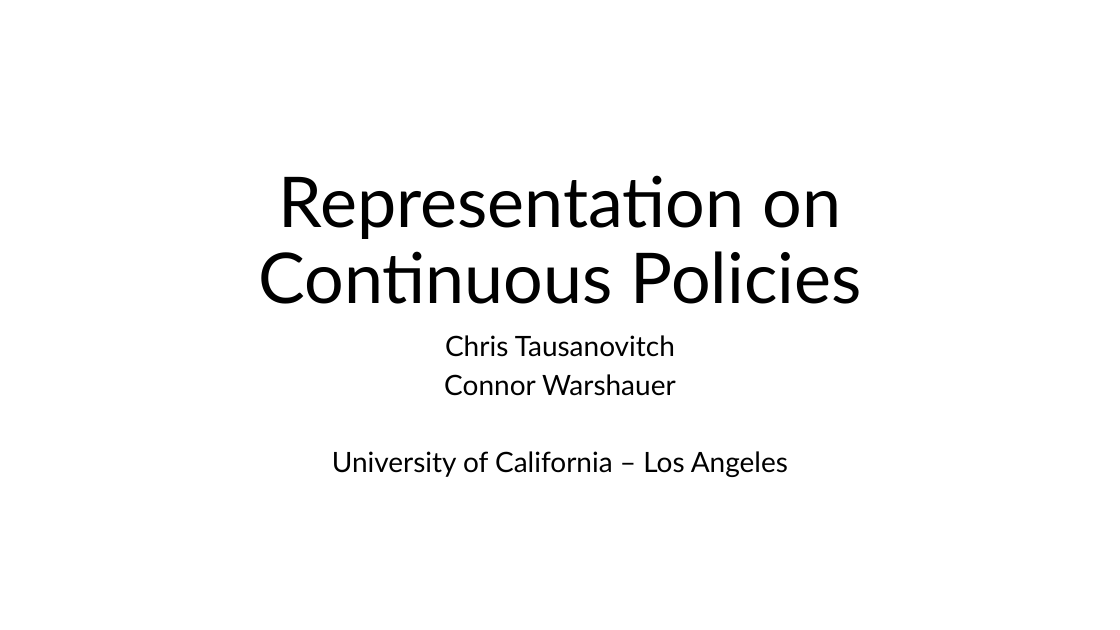
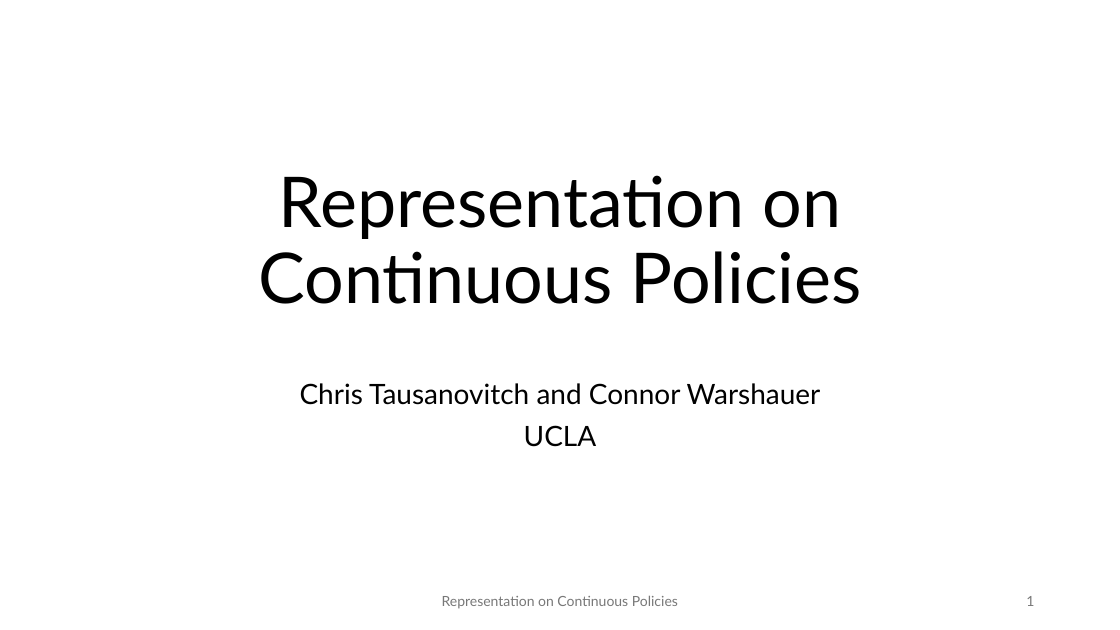
Before and after one commit to ctausanovitch/ctausanovitch.github.io, a slide deck: slide 1 of minwage.pptx. Drawn at 1120x630 pixels with LibreOffice and Linux fonts; fonts in the diff are those of the drawing. Boxes give left, top, right and bottom in pixels: in the first picture for what was removed or moved away, otherwise in the second. Text is boxed around its words. In the diff, an @@ line names an element or a change of style, - is before the commit and + after.

```diff
--- a/minwage.pptx
+++ b/minwage.pptx
@@ subtitle at [300, 383, 821, 447]: text changed @@
-Chris Tausanovitch
-Connor Warshauer
-University of California – Los Angeles
+Chris Tausanovitch and Connor Warshauer
+UCLA
@@ text added at [442, 595, 678, 609], 12 pt, text #797979 @@
+Representation on Continuous Policies
@@ page number added at [1026, 596, 1034, 606], 12 pt, text #797979 @@
+1
```
Also in this commit, not shown: 1 other slide changed, 36 slides added, 17 slides removed, 1 other file.
